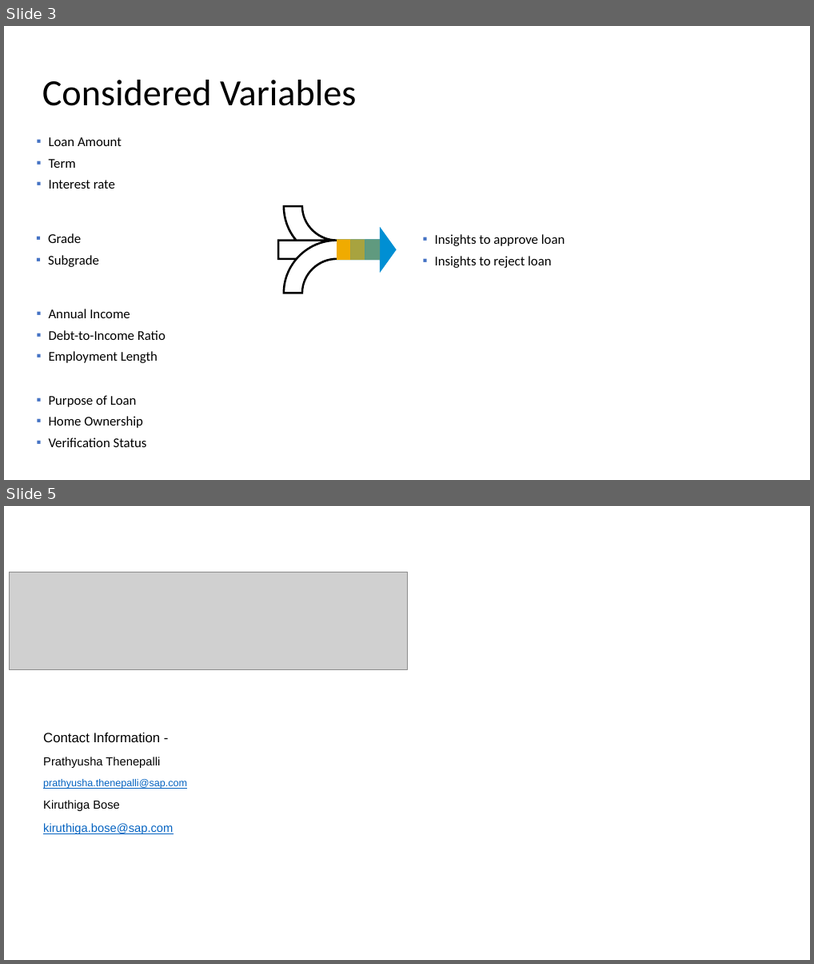
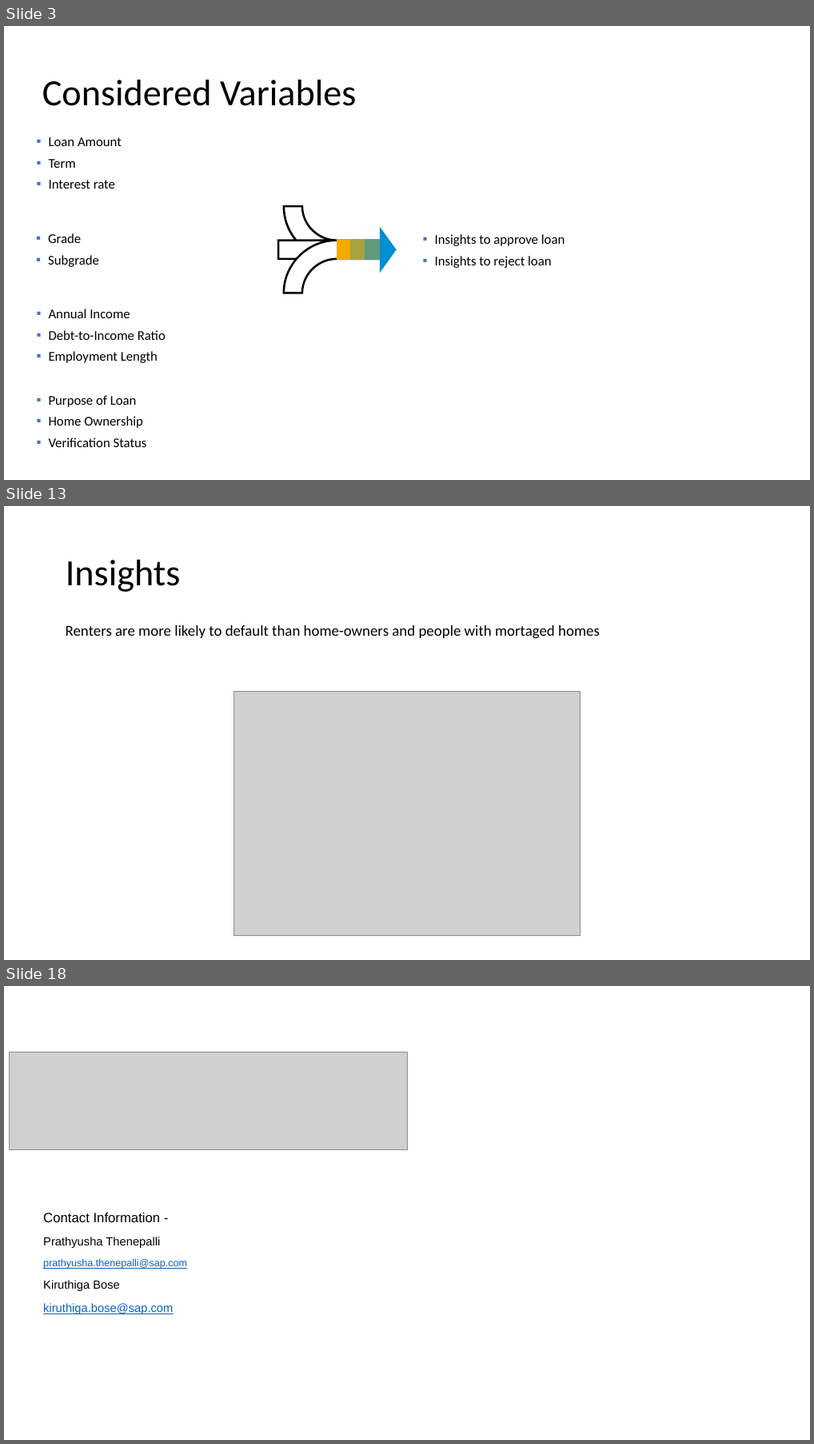
Before and after one commit to KBinSAP/LendingClub, a slide deck: Lending_Club_Case_Study.pptx. Shown one above the other, each under a label of ours: slides 3 and 5 before the commit, slides 3, 13 and 18 after it; the slides between them are not shown. The pictures are 814x964 and 814x1444 pixels, drawn with LibreOffice and Linux fonts; fonts in the diff are those of the drawing; grey boxes stand for pictures; background and template pictures are left out. Boxes give left, top, right and bottom in pixels: in the first picture for what was removed or moved away, otherwise in the second. Text is boxed around its words. In the diff, an @@ line names an element or a change of style, - is before the commit and + after.

```diff
--- a/Lending_Club_Case_Study.pptx
+++ b/Lending_Club_Case_Study.pptx
@@ slide 13 added at [4, 506, 810, 960], background #FFFFFF @@
@@ title added at [66, 560, 181, 592], 44 pt, text #000000 @@
+Insights
@@ text added at [66, 625, 600, 639], 18 pt, text #000000 @@
+Renters are more likely to default than home-owners and people with mortaged homes
@@ picture added at [234, 691, 581, 936] @@
@@ what was slide 5 is now slide 18 @@
```
Also in this commit, not shown: 1 slide changed, 12 other slides added.
